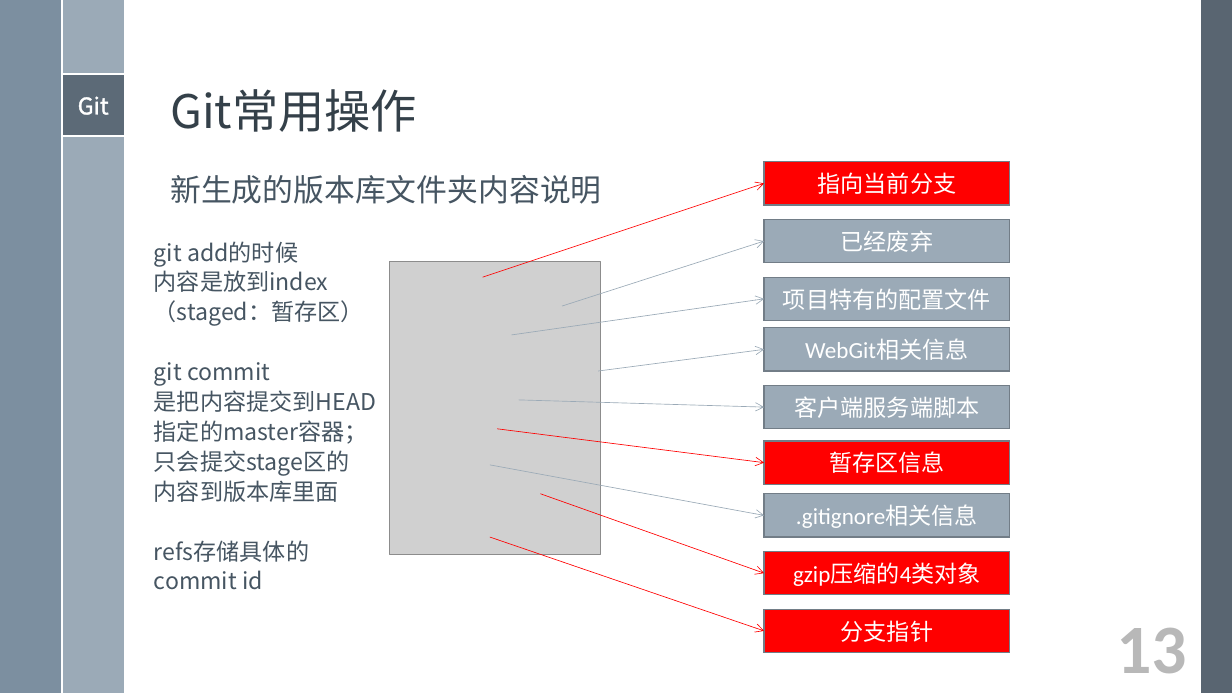
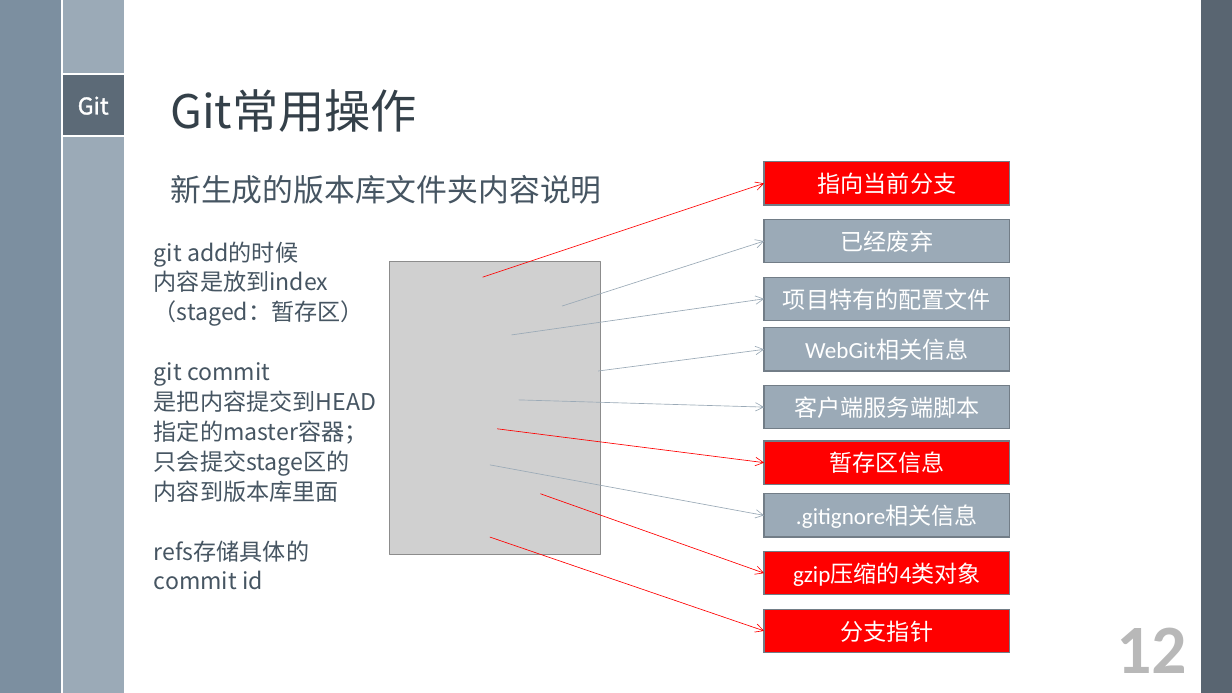
Before and after one commit to xami/joke, a slide deck: slide 12 of docs/Git入门学习/Git入门学习.pptx (slide 13 before the commit). Drawn at 1232x693 pixels with LibreOffice and Linux fonts; fonts in the diff are those of the drawing; grey boxes stand for pictures. Boxes give left, top, right and bottom in pixels: in the first picture for what was removed or moved away, otherwise in the second. Text is boxed around its words. In the diff, an @@ line names an element or a change of style, - is before the commit and + after.

```diff
--- a/docs/Git入门学习/Git入门学习.pptx
+++ b/docs/Git入门学习/Git入门学习.pptx
@@ text at [1116, 628, 1186, 673]: text changed @@
-13
+12
```
Also in this commit, not shown: 6 other slides changed.
